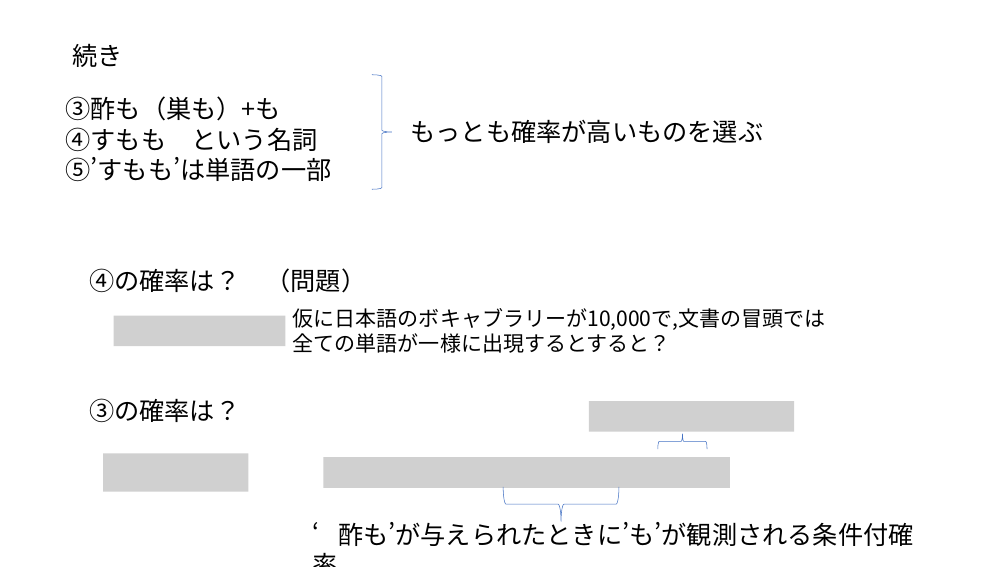
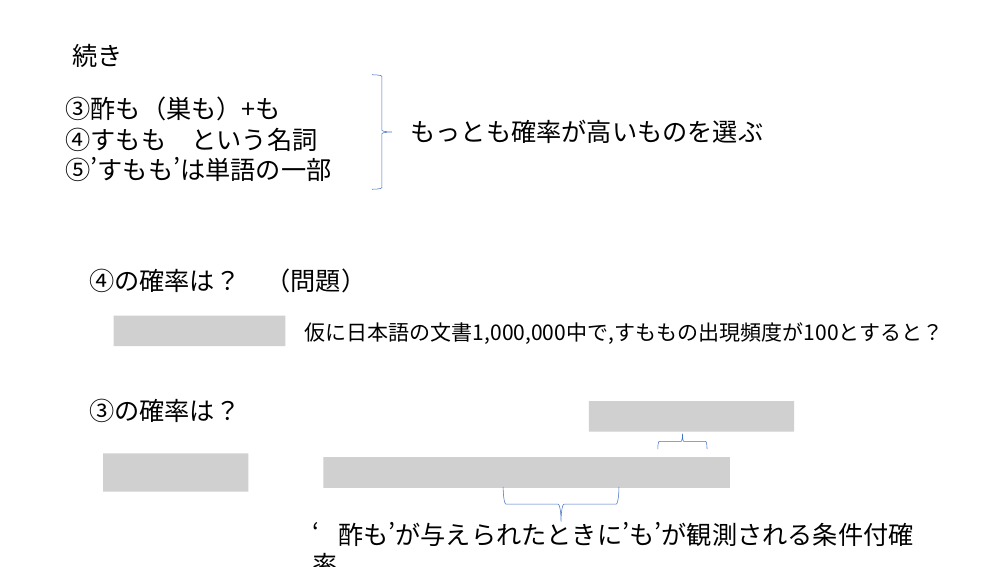
Before and after one commit to ueharaLab/NLP_2-tokenizer, a slide deck: slide 11 of textmining2 tokenizer.pptx (slide 10 before the commit). Drawn at 1008x567 pixels with LibreOffice and Linux fonts; fonts in the diff are those of the drawing; grey boxes stand for pictures. Boxes give left, top, right and bottom in pixels: in the first picture for what was removed or moved away, otherwise in the second. Text is boxed around its words. In the diff, an @@ line names an element or a change of style, - is before the commit and + after.

```diff
--- a/textmining2 tokenizer.pptx
+++ b/textmining2 tokenizer.pptx
@@ text at <box>305,322,944,344</box>: text changed @@
-仮に日本語のボキャブラリーが10,000で,文書の冒頭では全ての単語が一様に出現するとすると？
+仮に日本語の文書1,000,000中で,すももの出現頻度が100とすると？
```
Also in this commit, not shown: 3 other slides changed, 1 slide added, 2 other files.
